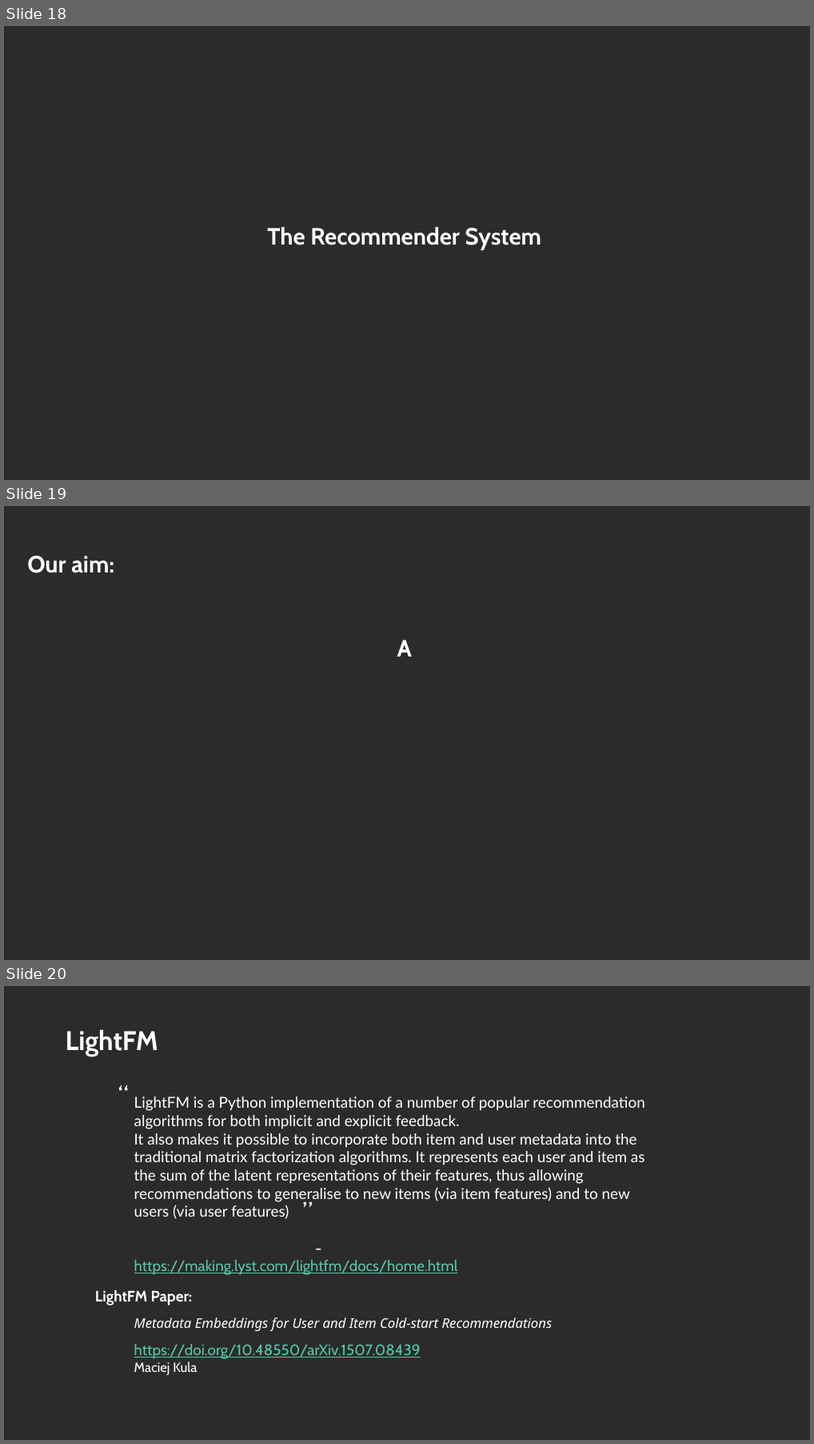
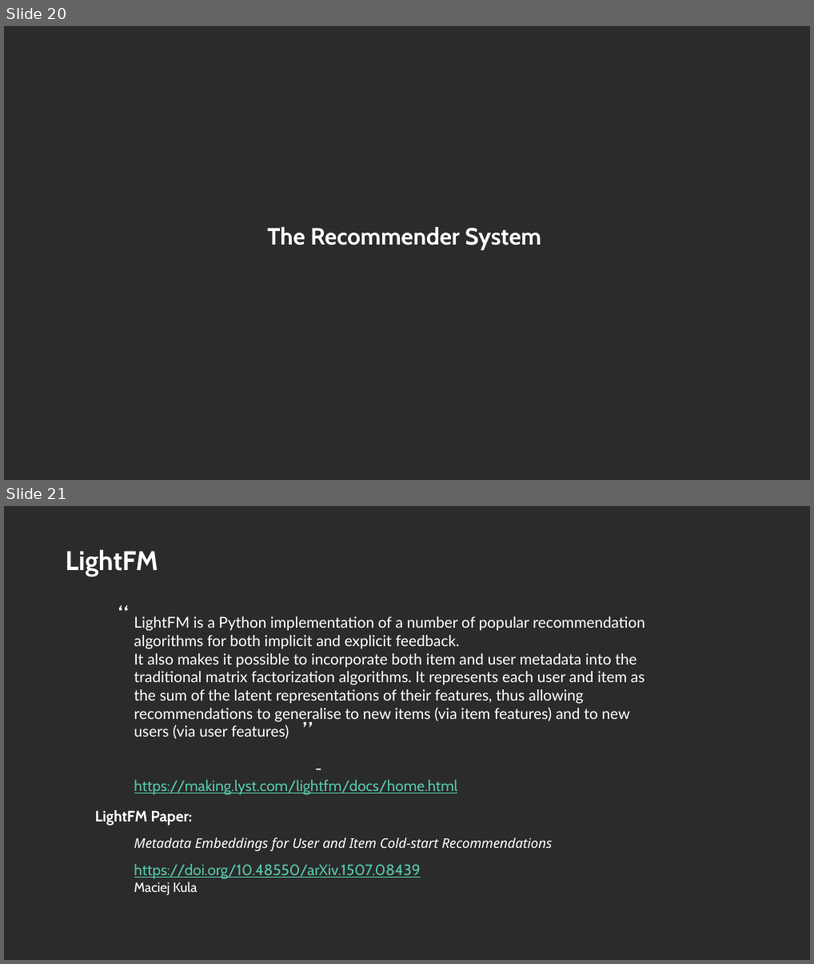
Before and after one commit to lizesteyn/FNBdataquest, a slide deck: Presentation1bkp.pptx. Shown one above the other, each under a label of ours: slides 18, 19 and 20 before the commit, slides 20 and 21 after it. The pictures are 814x1444 and 814x964 pixels, drawn with LibreOffice and Linux fonts; fonts in the diff are those of the drawing; background and template pictures are left out; a plain dark background stands for a picture behind light text. Boxes give left, top, right and bottom in pixels: in the first picture for what was removed or moved away, otherwise in the second. Text is boxed around its words. In the diff, an @@ line names an element or a change of style, - is before the commit and + after.

```diff
--- a/Presentation1bkp.pptx
+++ b/Presentation1bkp.pptx
@@ slide 19 removed at box(4, 506, 810, 960), background picture (left out) @@
@@ text removed at box(27, 556, 114, 573) @@
-Our aim:
@@ text removed at box(398, 640, 412, 656) @@
-A
@@ what was slide 18 is now slide 20 @@
@@ what was slide 20 is now slide 21 @@
```
Also in this commit, not shown: 3 slides added, 1 other slide removed.
